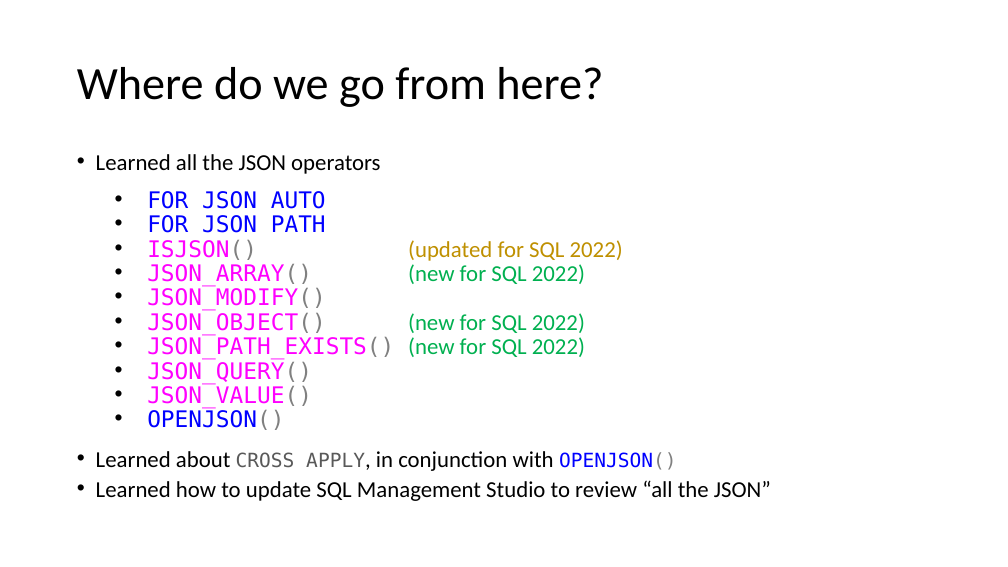
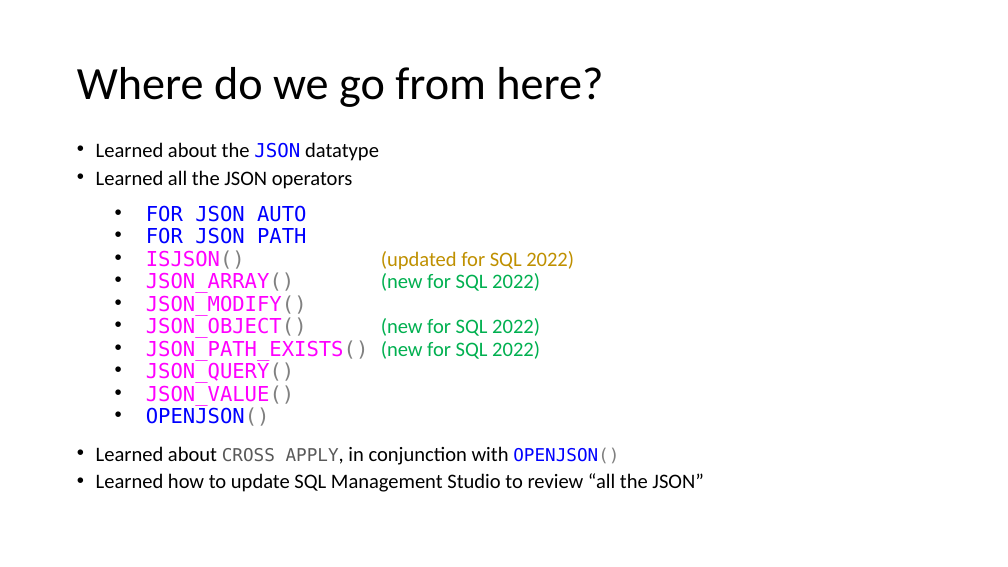
Before and after one commit to jbfoushee/MyPresentations, a slide deck: slide 75 of TSQL_JSON_Operators/TSQL_JSON_Operators.pptx (slide 72 before the commit). Drawn at 1008x567 pixels with LibreOffice and Linux fonts; fonts in the diff are those of the drawing. Boxes give left, top, right and bottom in pixels: in the first picture for what was removed or moved away, otherwise in the second. Text is boxed around its words. In the diff, an @@ line names an element or a change of style, - is before the commit and + after.

```diff
--- a/TSQL_JSON_Operators/TSQL_JSON_Operators.pptx
+++ b/TSQL_JSON_Operators/TSQL_JSON_Operators.pptx
@@ text "Learned about the JSON datatype": place and size @@
-text "Learned about the JSON datatype" at (96,154,771,501)
+text "Learned about the JSON datatype" at (96,142,703,492)
@@ text at (96,142,379,161): paragraph added @@
+• Learned about the JSON datatype
@@ text at (96,170,703,492): size 21.7 to 19.6 pt in "Learned all the JSON operators", "FOR JSON AUTO", "FOR JSON PATH", "ISJSON() (updated for SQL 2022)" and 9 more places; size 18.6 to 16.8 pt in "CROSS APPLY, OPENJSON()" @@
```
Also in this commit, not shown: 2 other slides changed, 3 slides added, 5 other files.
